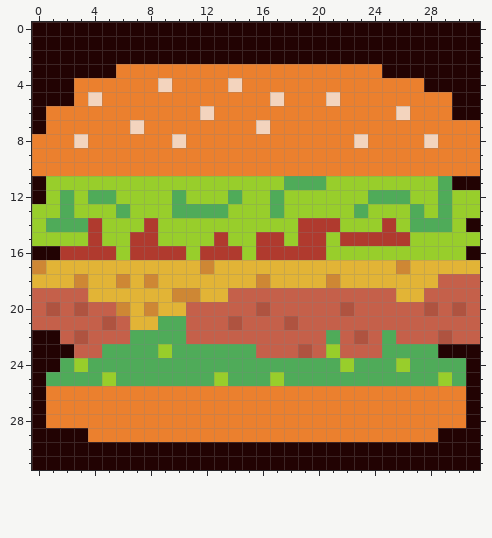
One commit to this pixel-art sprite: textures/hamburger.png. The picture above was drawn from the file before the commit.
The file is 32x32 pixels.
Once edited:
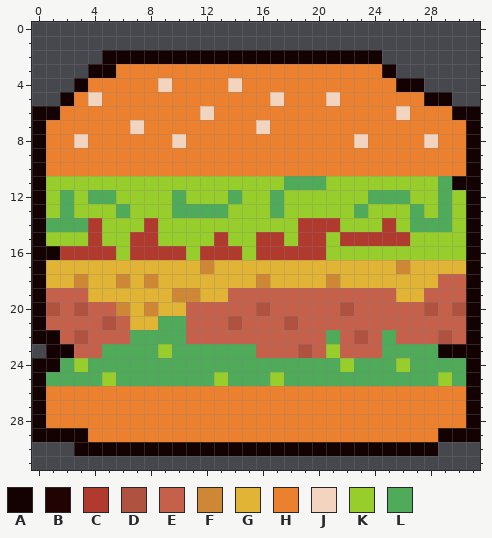
Palette (. is transparent): A #140202  B #220303  C #b03a2e  D #af5340  E #c5604a  F #ce8734  G #e2b436  H #eb802e  J #f3d4be  K #98ce2b  L #4fab59
Changes in this commit:
Colour A replaces colour B in row 2 at x 5 to 24; in row 3 at x 4 to 5 and 25; in row 5 at x 2; in row 6 at x 0 and 30 to 31; in row 7 at x 0; in row 11 at x 0 and 30 to 31.
Colour A replaces colour B in row 12 at x 0; in row 14 at x 31; in row 16 at x 0 to 1 and 31; in row 22 at x 0 to 1; in row 23 at x 1 to 2 and 29 to 31; in row 24 at x 0 to 1 and 31.
Colour A replaces colour B in rows 25 to 28 at x 0 and 31; in row 29 at x 0 to 3 and 29 to 31; in row 30 at x 3 to 28.
Colour A replaces colour E in row 18 at x 31; in rows 19 to 21 at x 0 and 31; in row 22 at x 31.
Colour A replaces colour F in row 17 at x 0.
Colour A replaces colour G in row 17 at x 31; in row 18 at x 0.
Colour A replaces colour H in row 4 at x 3 and 26 to 27; in row 5 at x 28 to 29; in row 6 at x 1; in row 7 at x 31; in rows 8 to 10 at x 0 and 31.
Colour A replaces colour K in row 12 at x 31; in row 13 at x 0 and 31; in row 14 at x 0; in row 15 at x 0 and 31.
Colour B is gone in rows 0 to 1 at x 0 to 31; in row 2 at x 0 to 4 and 25 to 31; in row 3 at x 0 to 3 and 26 to 31; in row 4 at x 0 to 2 and 28 to 31; in row 5 at x 0 to 1 and 30 to 31; in row 23 at x 0.
Colour B is gone in row 30 at x 0 to 2 and 29 to 31; in row 31 at x 0 to 31.
Boxes around the changes in both pictures, in picture pixels (x1, y1, x2, y2):
changed: (32, 22, 480, 470)
